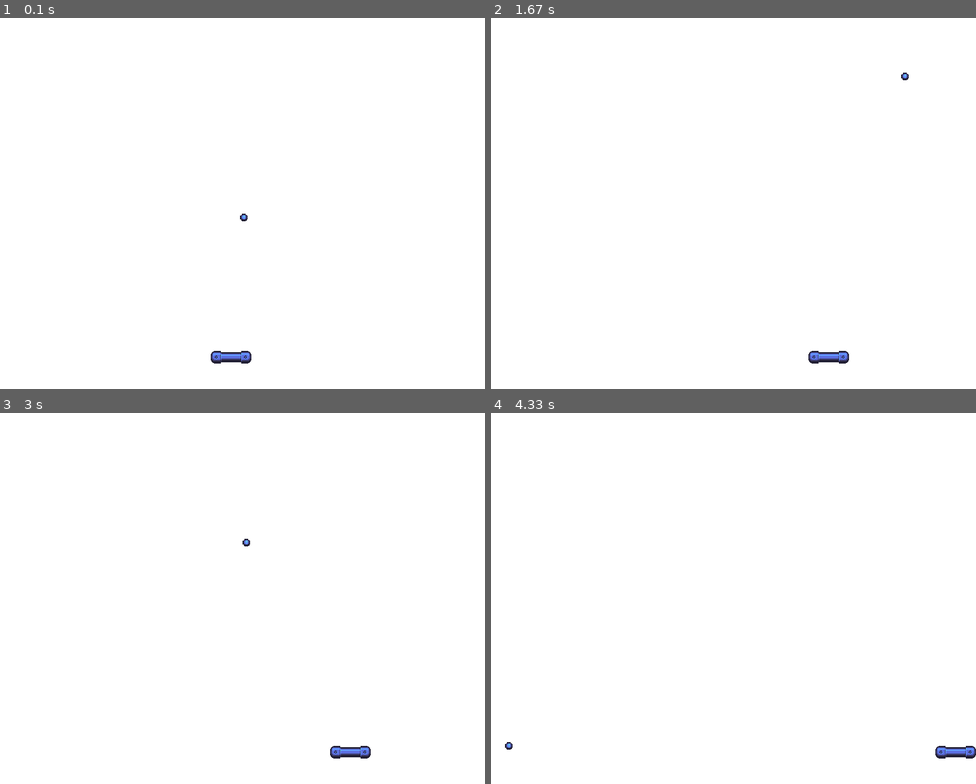
Above: before the commit, frames 1-4 (two rows, left to right).
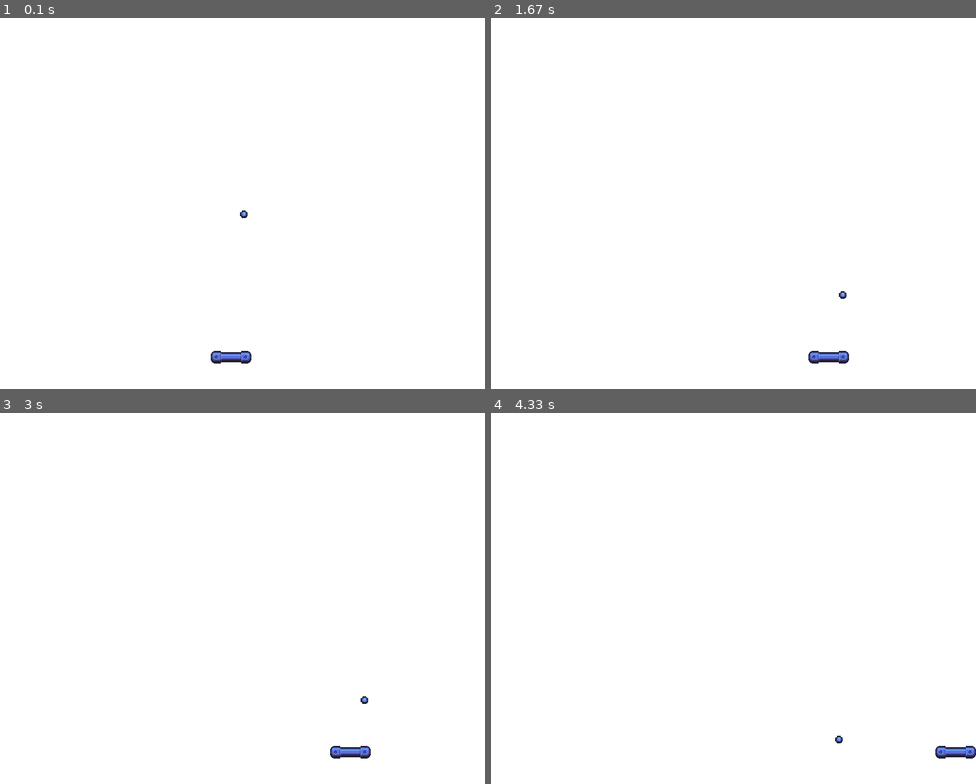
Above: after the commit, the same moments.

Repository: Kings-Crew/Gruppuppgift_pygame_projekt
Game: pygame game, started from main.py
Two runs of this game, one before a commit and one after it. Both use one fixed random seed, a clock stepped at 60 frames per second and the inputs below.
Inputs:
- Up to frame 1 (0.1 s): no input
- Up to frame 2 (1.67 s): hold Right 0.33-0.8 s; hold Right 0.83-1.3 s; hold Left from 1.33 s (still down)
- Up to frame 3 (3 s): release Left at 1.87 s; hold Left 1.9-2.3 s; hold Right 2.33-2.97 s
- Up to frame 4 (4.33 s): hold Left 3-3.47 s; hold Right 3.5-3.97 s; hold Right from 4 s (still down)

The runs differ from the first frame. In frame 1, less than 0.1% of the frame differs, in the area x 49-52%, y 51-55%; in frame 2, less than 0.1%, in the area x 71-87%, y 14-76%; in frame 3, less than 0.1%; in frame 4, less than 0.1%.

Commit message:
uppdaterade comments och andra små fix

Diff:
--- a/main.py
+++ b/main.py
@@ -1,5 +1,3 @@
-
-from ctypes.wintypes import RGB
 import pygame
 import time
 import os
@@ -12,9 +10,9 @@
 FPS = 60
 WIDTH, HEIGHT = 800 , 600
 screen = pygame.display.set_mode((WIDTH,HEIGHT))
-clock = pygame.time.Clock()#tar in fps variabeln senare
-all_sprites = pygame.sprite.Group()#en group som håller alla sprites,
-img_folder = os.path.join('assets\images')#path till image folder, sparas som variabel
+clock = pygame.time.Clock()
+all_sprites = pygame.sprite.Group()#a group that holds all sprites,
+img_folder = os.path.join('assets\images')#path to image folder, saved as a variabel
 
 def draw_window():#fills the screen with color white and updates the screen
     screen.fill((WHITE))
@@ -23,14 +21,14 @@
     def __init__(self):
         pygame.sprite.Sprite.__init__(self)
         self.image = pygame.image.load(os.path.join(img_folder, 'breakout_piece_blue.png')).convert_alpha()
-        self.rect = self.image.get_rect()#skapar en rect runt image
+        self.rect = self.image.get_rect()#creates a rect around image
         self.y_pos = HEIGHT -50
         self.x_pos = WIDTH /2
         self.rect.center = (self.x_pos, self.y_pos)
         self.direction = 0
         self.speed = 10
     def update(self):
-        if self.x_pos < 32:#32 halva bord length
+        if self.x_pos < 32:#32 is halv of board length in pixels
             self.x_pos = 32
         if self.x_pos > WIDTH -32:
             self.x_pos = WIDTH -32
@@ -51,31 +49,30 @@
         self.image = pygame.image.load(os.path.join(img_folder, 'ball_piece_blue.png')).convert_alpha()
         self.image = pygame.transform.scale(self.image, (12,12))
         self.rect = self.image.get_rect()
-        self.velocity = [RI(4,8), RI(-8, 8)]#self.velocity[0] är första random i listan och self.velocity[1] är den andra
+        self.velocity = [RI(4,5), RI(4,5)]#self.velocity[0] is the first random for x pos and self.velocity[1] is the other random for y
         self.rect.center = (self.x_pos, self.y_pos)
     def update(self):
-        #6 är halva bollens storlek i pixels
+        # 6 is halv of the ball's size in pixels
         if self.x_pos < 6 or self.x_pos > WIDTH - 6: #if ball collide with left or rigth side it will reverse
             self.velocity[0] = -self.velocity[0]
-        if self.y_pos < 6: #if the ball collide with the top of the screen
+        if self.y_pos < 6: #if the ball collide with the top of the screen set the velocity to negative
             self.velocity[1] = -self.velocity[1]
-        if self.velocity[0] == 0:#if the velociy reach 0 in either x or y direction
+        if self.velocity[0] == 0:#if the velociy reach 0 in either x or y direction, add velocity
             self.velocity[0] += 1
         if self.velocity[1] == 0:
             self.velocity[1] += 1
-        #sets the velocity to the current position
+        #sets the velocity to the current position so de ball will move acordingly
         self.x_pos += self.velocity[0]
         self.y_pos += self.velocity[1]
         self.rect.center = (self.x_pos, self.y_pos)
-    def reset(self):
-        self.velocity = [RI(4,8),RI(-8,8)]
+    def reset(self):# when the bal resets it will spawn in the center of the screen and have random direction(velocity)
+        self.velocity = [RI(4,5), RI(4,5)]
         self.x_pos = WIDTH / 2
         self.y_pos = HEIGHT / 2
         self.rect.center = (self.x_pos, self.y_pos)
 
     def check_board_collision(self,board):
-
-        if self.rect.colliderect(board.rect):
+         if self.rect.colliderect(board.rect):
             if abs(self.rect.bottom - board.rect.top) < collision_threshhold and self.velocity[1]>0:
                 self.velocity[1] = -self.velocity[1]
                 self.velocity[0] += board.direction
@@ -88,14 +85,14 @@
 
     def is_out_bounds(self):
         return self.y_pos > HEIGHT
+
+
 class player:
     pass
 
-
-
 board = board()
 ball = ball()
-all_sprites.add(board,ball)#instanser av sprite classes, läggs i en gemensam group för att enkelt kunna hantera fler sprites samtidigt
+all_sprites.add(board,ball)
 
 
 
@@ -119,9 +116,9 @@
             ball.check_board_collision(board)
             if ball.is_out_bounds():
                 ball.reset()
-            all_sprites.update()#uppdaterar alla sprites som är i sprite.group()
-            draw_window()#gör bakgrunden vit
-            all_sprites.draw(screen)#printar/ritar ut alla sprites i sprite.group()
+            all_sprites.update()#uppdates all sprites that is inside sprite.group()
+            draw_window()#makes the bakground white
+            all_sprites.draw(screen)#prints/drwas out all sprites in sprite.group()
             pygame.display.update()
 
     if __name__ == "__main__":
